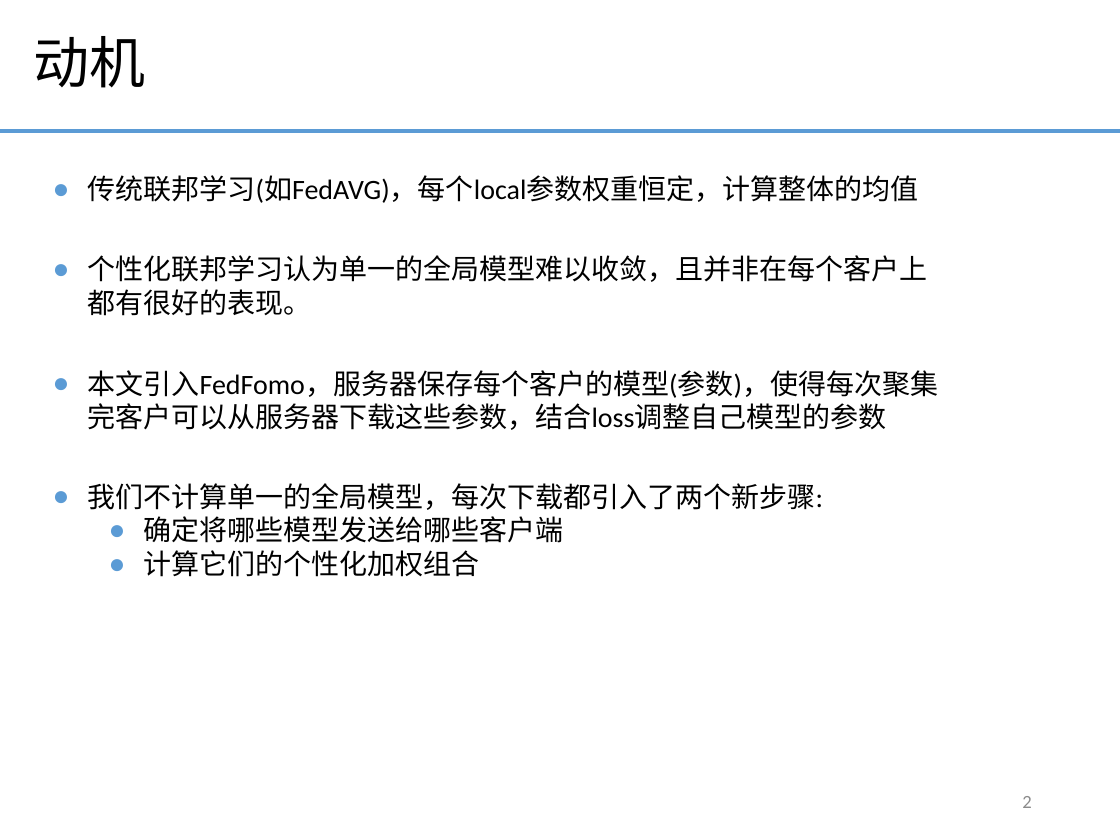
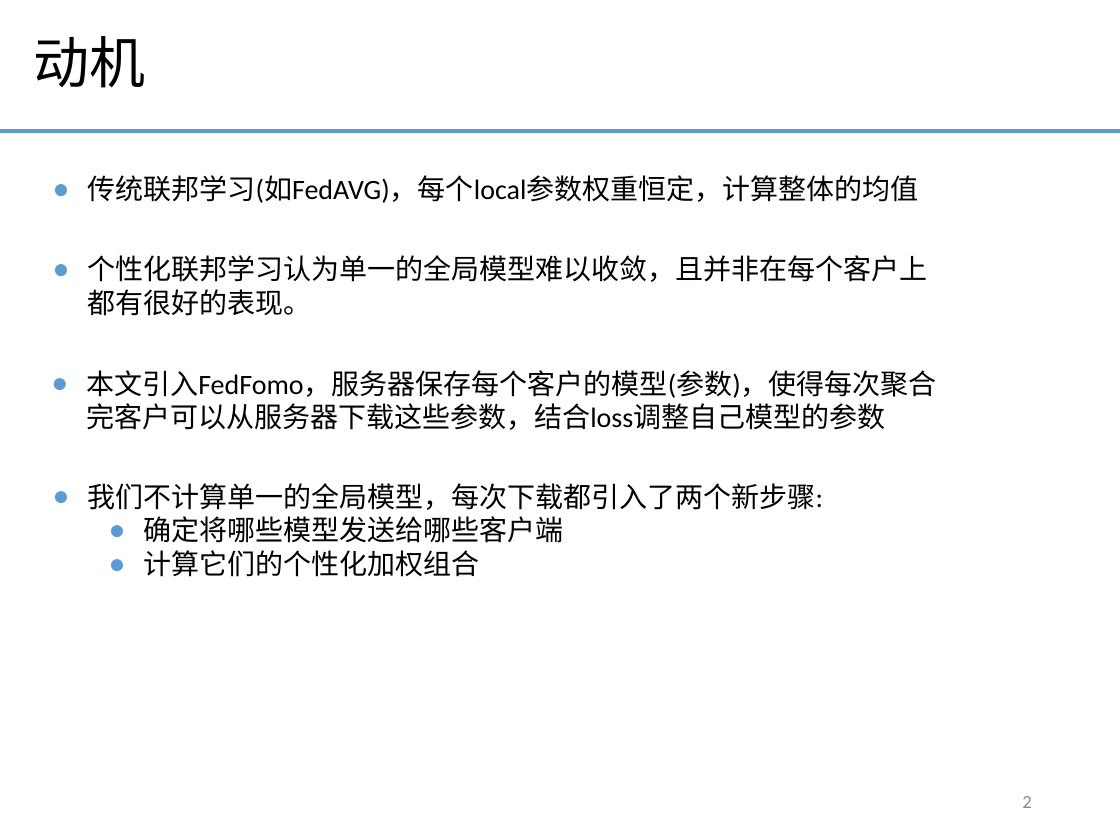
Before and after one commit to Fanfan-2018/Meeting-Presentation-PPT, a slide deck: slide 2 of PERSONALIZED FEDERATED LEARNING WITH.pptx. Drawn at 1120x840 pixels with LibreOffice and Linux fonts; fonts in the diff are those of the drawing. Boxes give left, top, right and bottom in pixels: in the first picture for what was removed or moved away, otherwise in the second. Text is boxed around its words. In the diff, an @@ line names an element or a change of style, - is before the commit and + after.

```diff
--- a/PERSONALIZED FEDERATED LEARNING WITH.pptx
+++ b/PERSONALIZED FEDERATED LEARNING WITH.pptx
@@ text at <box>86,370,936,430</box>: text changed @@
-● 本文引入FedFomo，服务器保存每个客户的模型(参数)，使得每次聚集完客户可以从服务器下载这些参数，结合loss调整自己模型的参数
+● 本文引入FedFomo，服务器保存每个客户的模型(参数)，使得每次聚合完客户可以从服务器下载这些参数，结合loss调整自己模型的参数
```
Also in this commit, not shown: 2 other slides changed, 4 other files.
